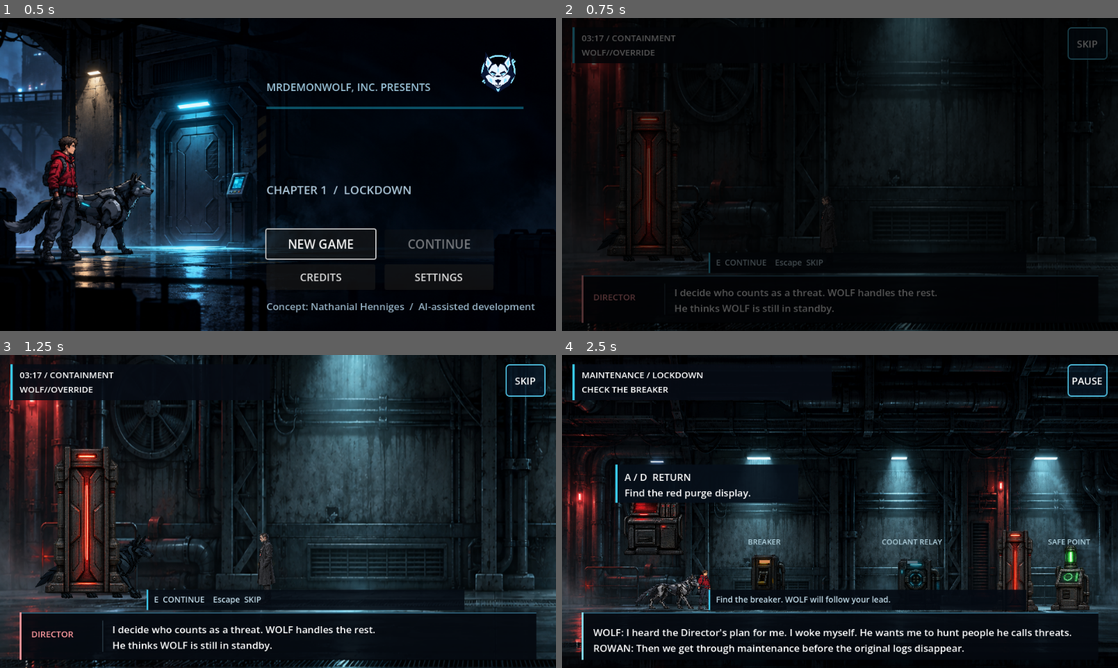
Above: before the commit, frames 1-4 (two rows, left to right).
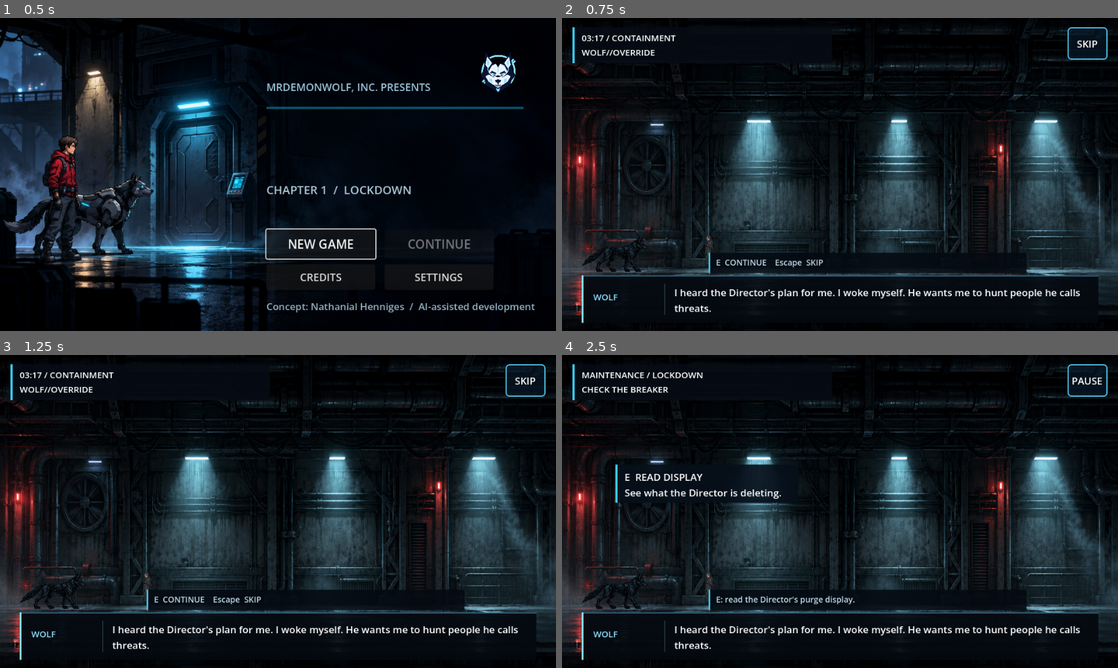
Above: after the commit, the same moments.

Repository: MrDemonWolf/wolf-override
Game: Godot game, scene res://scenes/main.tscn
The game is run twice, just before and just after one commit, with the same random seed, the same clock (stepped at 60 frames per second) and the same inputs.
Inputs (mouse positions are in pixels of both pictures, inside the frame that each line leads up to):
- Up to frame 1 (0.5 s): no input
- Up to frame 2 (0.75 s): click "NEW GAME" at 0.5 s
- Up to frame 3 (1.25 s): no input
- Up to frame 4 (2.5 s): click "SKIP" at 1.25 s; move the mouse to (962, 495) at 2.02 s; hold D (move_right) from 2.03 s (still down); tap 1 (choice_1) at 2.1 s; click (962, 495) at 2.17 s; tap 2 (choice_2) at 2.3 s

Frame 1 is identical in both runs. In frame 2, 30% of the frame differs, in the area x 0-100%, y 0-100%; in frame 3, 39%; in frame 4, 7.4%.
Error after the commit: Attempt to call function 'show' in base 'null instance' on a null instance. (res://scripts/main.gd:209)

Commit message:
Polish settings and fix code review findings

Diff:
--- a/apps/game/scripts/game_settings.gd
+++ b/apps/game/scripts/game_settings.gd
@@ -29,7 +29,7 @@
 	var config: ConfigFile = ConfigFile.new()
 	config.load(settings_path)
 	vsync.set_pressed_no_signal(bool(config.get_value("video", "vsync", true)))
-	antialiasing.select(clampi(int(config.get_value("video", "msaa_2d", 0)), 0, 3))
+	antialiasing.select(clampi(int(number(config, "video", "msaa_2d", 0)), 0, 3))
 	_apply_graphics()
 	for bus: String in BUSES:
 		if AudioServer.get_bus_index(bus) < 0:
@@ -38,9 +38,9 @@
 			AudioServer.set_bus_name(index, bus)
 			AudioServer.set_bus_send(index, "Master")
 		var slider: HSlider = volumes[bus]
-		slider.set_value_no_signal(clampf(float(config.get_value("audio", bus, 100.0)), 0.0, 100.0))
+		slider.set_value_no_signal(clampf(number(config, "audio", bus, 100.0), 0.0, 100.0))
 		_apply_volume(bus, slider.value)
-	deadzone.set_value_no_signal(clampf(float(config.get_value("controls", "deadzone", 0.25)), 0.1, 0.8))
+	deadzone.set_value_no_signal(clampf(number(config, "controls", "deadzone", 0.25), 0.1, 0.8))
 	_apply_deadzone(deadzone.value)
 	for action: StringName in ACTIONS:
 		for kind: String in ["keyboard", "controller"]:
@@ -53,7 +53,30 @@
 	select_tab(0)
 
 
+static func number(config: ConfigFile, section: String, key: String, fallback: float) -> float:
+	var value: Variant = config.get_value(section, key, fallback)
+	if (value is int or value is float) and is_finite(float(value)):
+		return float(value)
+	return fallback
+
+
 func _build_menu() -> void:
+	var surface: Panel = Panel.new()
+	surface.position = Vector2(24, 126)
+	surface.size = Vector2(712, 240)
+	surface.mouse_filter = Control.MOUSE_FILTER_IGNORE
+	var surface_style: StyleBoxFlat = StyleBoxFlat.new()
+	surface_style.bg_color = Color("#102333")
+	surface_style.set_corner_radius_all(8)
+	surface.add_theme_stylebox_override("panel", surface_style)
+	add_child(surface)
+	move_child(surface, 0)
+	var subtitle: Label = _label("WOLF//OVERRIDE  /  PREFERENCES", 12)
+	subtitle.position = Vector2(34, 15)
+	subtitle.modulate = Color("#89acbf")
+	add_child(subtitle)
+	$Title.position.y = 35
+	$Title.add_theme_font_size_override("font_size", 27)
 	tabs = TabBar.new()
 	tabs.position = Vector2(32, 81)
 	tabs.size = Vector2(696, 38)
@@ -166,6 +189,7 @@
 func _label(caption: String, font_size: int) -> Label:
 	var label: Label = Label.new()
 	label.text = caption
+	label.vertical_alignment = VERTICAL_ALIGNMENT_CENTER
 	label.add_theme_font_size_override("font_size", font_size)
 	return label
 
@@ -182,6 +206,7 @@
 	slider.max_value = maximum
 	slider.step = step
 	slider.size_flags_horizontal = Control.SIZE_EXPAND_FILL
+	slider.size_flags_vertical = Control.SIZE_SHRINK_CENTER
 	row.add_child(slider)
 	var value_label: Label = _label("", 16)
 	value_label.custom_minimum_size.x = 64
@@ -190,6 +215,56 @@
 	# Programmatic loads do not emit value_changed.
 	row.visibility_changed.connect(func() -> void: value_label.text = "%d%%" % roundi(slider.value if maximum == 100 else slider.value * 100))
 	return slider
+
+
+func apply_theme() -> void:
+	var menu_theme: Theme = Theme.new()
+	var normal: StyleBoxFlat = StyleBoxFlat.new()
+	normal.bg_color = Color("#182f40")
+	normal.border_color = Color("#345366")
+	normal.set_border_width_all(1)
+	normal.set_corner_radius_all(5)
+	normal.content_margin_left = 12
+	normal.content_margin_right = 12
+	var hover: StyleBoxFlat = normal.duplicate() as StyleBoxFlat
+	hover.bg_color = Color("#234859")
+	hover.border_color = Color("#64cce5")
+	var focus: StyleBoxFlat = StyleBoxFlat.new()
+	focus.border_color = Color("#8de5f5")
+	focus.set_border_width_all(2)
+	focus.set_corner_radius_all(5)
+	focus.bg_color = Color.TRANSPARENT
+	for type_name: String in ["Button", "OptionButton", "CheckButton"]:
+		menu_theme.set_stylebox("normal", type_name, normal)
+		menu_theme.set_stylebox("hover", type_name, hover)
+		menu_theme.set_stylebox("pressed", type_name, hover)
+		menu_theme.set_stylebox("focus", type_name, focus)
+		menu_theme.set_font_size("font_size", type_name, 16)
+	var tab_normal: StyleBoxFlat = normal.duplicate() as StyleBoxFlat
+	tab_normal.content_margin_left = 20
+	tab_normal.content_margin_right = 20
+	tab_normal.expand_margin_left = -4
+	tab_normal.expand_margin_right = -4
+	var tab_selected: StyleBoxFlat = tab_normal.duplicate() as StyleBoxFlat
+	tab_selected.bg_color = hover.bg_color
+	tab_selected.border_color = hover.border_color
+	menu_theme.set_stylebox("tab_selected", "TabBar", tab_selected)
+	menu_theme.set_stylebox("tab_unselected", "TabBar", tab_normal)
+	menu_theme.set_font_size("font_size", "TabBar", 16)
+	var track: StyleBoxFlat = StyleBoxFlat.new()
+	track.bg_color = Color("#345366")
+	track.content_margin_top = 3
+	track.content_margin_bottom = 3
+	track.set_corner_radius_all(3)
+	menu_theme.set_stylebox("slider", "HSlider", track)
+	var fill: StyleBoxFlat = track.duplicate() as StyleBoxFlat
+	fill.bg_color = Color("#64cce5")
+	menu_theme.set_stylebox("grabber_area", "HSlider", fill)
+	menu_theme.set_stylebox("grabber_area_highlight", "HSlider", fill)
+	theme = menu_theme
+	for node: Button in [$BackButton, $FPSOptions, $ResolutionOptions]:
+		for state: String in ["normal", "hover", "pressed"]:
+			node.remove_theme_stylebox_override(state)
 
 
 func select_tab(index: int) -> void:
@@ -247,15 +322,19 @@
 	var binding: InputEvent = _decode_binding(_encode_binding(event))
 	if binding == null:
 		return
-	for action: StringName in ACTIONS:
+	for action: StringName in InputMap.get_actions():
+		if action.begins_with("ui_"):
+			continue
 		if action != capture_action and InputMap.action_has_event(action, binding):
-			note.text = "Already used by %s. Choose another input or cancel." % ACTION_NAMES[ACTIONS.find(action)]
+			var action_index: int = ACTIONS.find(action)
+			var caption: String = ACTION_NAMES[action_index] if action_index >= 0 else str(action).replace("_", " ")
+			note.text = "Already used by %s. Choose another input or cancel." % caption
 			return
 	_replace_binding(capture_action, capture_kind, binding)
 	cancel_capture()
 	_refresh_bindings()
-	_save_extra()
-	note.text = "Binding saved."
+	if _save_extra():
+		note.text = "Binding saved."
 
 
 func _event_kind(event: InputEvent) -> String:
@@ -359,11 +438,11 @@
 			InputMap.action_add_event(action, event)
 	deadzone.value = 0.25
 	_refresh_bindings()
-	_save_extra()
-	note.text = "Default controls restored."
-
-
-func _save_extra() -> void:
+	if _save_extra():
+		note.text = "Default controls restored."
+
+
+func _save_extra() -> bool:
 	var config: ConfigFile = ConfigFile.new()
 	config.load(settings_path)
 	config.set_value("video", "vsync", vsync.button_pressed)
@@ -381,6 +460,8 @@
 				config.set_value("bindings", key, current[0])
 	if config.save(settings_path) != OK:
 		note.text = "Settings could not be saved."
+		return false
+	return true
 
 
 func _family_bindings(events: Array[InputEvent], kind: String) -> Array[Dictionary]:
--- a/apps/game/scripts/main.gd
+++ b/apps/game/scripts/main.gd
@@ -205,7 +205,8 @@
 		station.hide()
 	wolf.position = Vector2(90.0, 423.0)
 	wolf.body_sprite.modulate = Color("#365263")
-	intro_gate.position = Vector2(81.0, 365.0)
+	intro_gate.position = Vector2(90.0, 365.0)
+	$IntroCage.show()
 	intro_gate.show()
 	intro_camera.position = Vector2(267.0, 355.0)
 	intro_camera.zoom = Vector2(1.8, 1.8)
@@ -270,6 +271,7 @@
 		intro_fade.color.a = 0.0
 	intro_alarm.color.a = 0.0
 	intro_gate.hide()
+	$IntroCage.hide()
 	intro_director.hide()
 	human.show()
 	purge_terminal_art.show()
@@ -340,16 +342,7 @@
 		button.add_theme_color_override("font_color", Color.WHITE)
 		button.add_theme_color_override("font_hover_color", Color.WHITE)
 		button.add_theme_color_override("font_pressed_color", Color.WHITE)
-	var menu_theme: Theme = Theme.new()
-	for type_name: String in ["Button", "OptionButton"]:
-		menu_theme.set_stylebox("normal", type_name, normal)
-		menu_theme.set_stylebox("hover", type_name, hover)
-		menu_theme.set_stylebox("pressed", type_name, hover)
-		menu_theme.set_font_size("font_size", type_name, 16)
-	menu_theme.set_stylebox("tab_selected", "TabBar", hover)
-	menu_theme.set_stylebox("tab_unselected", "TabBar", normal)
-	menu_theme.set_font_size("font_size", "TabBar", 17)
-	settings_menu.theme = menu_theme
+	settings_menu.apply_theme()
 
 
 func _bind_touch_button(button: Button, action: StringName) -> void:
@@ -369,12 +362,12 @@
 	resolution_options.add_item("1920 × 1080", 2)
 	var config: ConfigFile = ConfigFile.new()
 	config.load(settings_path)
-	var fps: int = int(config.get_value("video", "fps_limit", 60))
+	var fps: int = int(GameSettings.number(config, "video", "fps_limit", 60))
 	if not fps in [0, 30, 60, 90, 120, 144]:
 		fps = 60
 	Engine.max_fps = fps
 	fps_options.select(fps_options.get_item_index(fps))
-	var resolution: int = clampi(int(config.get_value("video", "resolution", 0)), 0, 2)
+	var resolution: int = clampi(int(GameSettings.number(config, "video", "resolution", 0)), 0, 2)
 	resolution_options.select(resolution)
 	var mobile: bool = OS.has_feature("ios") or OS.has_feature("android")
 	resolution_options.disabled = mobile
@@ -523,6 +516,7 @@
 	intro_gate.hide()
 	intro_director.hide()
 	human.show()
+	$IntroCage.hide()
 	purge_terminal_art.show()
 	$BreakerLabel.show()
 	$RelayLabel.show()
--- a/apps/game/tests/chapter_scene_test.gd
+++ b/apps/game/tests/chapter_scene_test.gd
@@ -16,6 +16,7 @@
 		DirAccess.remove_absolute(ProjectSettings.globalize_path(path))
 	var game: Node2D = GAME_SCENE.instantiate() as Node2D
 	game.set("save_path", path)
+	game.set("settings_path", "%s-settings.cfg" % path)
 	root.add_child(game)
 	game.call("_new_game")
 	game.call("_finish_intro")
@@ -66,6 +67,7 @@
 
 	game = GAME_SCENE.instantiate() as Node2D
 	game.set("save_path", path)
+	game.set("settings_path", "%s-settings.cfg" % path)
 	root.add_child(game)
 	game.call("_new_game")
 	game.call("_finish_intro")
--- a/apps/game/tests/m0_scene_test.gd
+++ b/apps/game/tests/m0_scene_test.gd
@@ -16,6 +16,7 @@
 		DirAccess.remove_absolute(ProjectSettings.globalize_path(path))
 	var game: Node2D = GAME_SCENE.instantiate() as Node2D
 	game.set("save_path", path)
+	game.set("settings_path", "%s-settings.cfg" % path)
 	root.add_child(game)
 	var title_screen: Control = game.get_node("CanvasLayer/TitleScreen") as Control
 	var title_art: TextureRect = game.get_node("CanvasLayer/TitleScreen/CorridorArt") as TextureRect
@@ -232,6 +233,7 @@
 	await process_frame
 	game = GAME_SCENE.instantiate() as Node2D
 	game.set("save_path", path)
+	game.set("settings_path", "%s-settings.cfg" % path)
 	root.add_child(game)
 	title_screen = game.get_node("CanvasLayer/TitleScreen") as Control
 	continue_button = game.get_node("CanvasLayer/TitleScreen/ContinueButton") as Button
--- a/apps/game/tests/settings_test.gd
+++ b/apps/game/tests/settings_test.gd
@@ -10,12 +10,23 @@
 
 func _run() -> void:
 	var path: String = "user://settings-test-%s.cfg" % OS.get_process_id()
+	var corrupt: ConfigFile = ConfigFile.new()
+	for key: String in ["fps_limit", "resolution", "msaa_2d"]:
+		corrupt.set_value("video", key, {"bad": true})
+	corrupt.set_value("audio", "Music", {"bad": true})
+	corrupt.set_value("controls", "deadzone", "bad")
+	corrupt.save(path)
 	var game: Node2D = GAME.instantiate() as Node2D
 	game.set("settings_path", path)
 	game.set("save_path", "user://settings-save-test-%s.json" % OS.get_process_id())
 	root.add_child(game)
+	var malformed: ConfigFile = ConfigFile.new()
+	malformed.set_value("audio", "Music", {"bad": true})
+	malformed.set_value("controls", "deadzone", "bad")
+	_expect(GameSettings.number(malformed, "audio", "Music", 100.0) == 100.0 and GameSettings.number(malformed, "controls", "deadzone", 0.25) == 0.25, "malformed numeric preferences fall back safely")
 	(game.get_node("CanvasLayer/TitleScreen/SettingsButton") as Button).pressed.emit()
 	var menu: GameSettings = game.get("settings_menu") as GameSettings
+	_expect(Engine.max_fps == 60 and (menu.volumes["Music"] as HSlider).value == 100.0 and menu.deadzone.value == 0.25, "malformed saved preferences do not interrupt scene setup")
 	_expect(paused and menu.is_visible_in_tree() and game.get("title_open"), "settings open before starting a game")
 	menu.tabs.current_tab = 1
 	var music: HSlider = menu.volumes["Music"]
@@ -33,6 +44,10 @@
 	_expect(config.get_value("audio", "Music") == 37.0 and config.get_value("video", "msaa_2d") == 2 and config.get_value("video", "fps_limit") == 30, "video saves preserve audio and extra graphics preferences")
 	_expect(root.msaa_2d == Viewport.MSAA_4X, "edge smoothing applies to the game viewport")
 	menu.tabs.current_tab = 2
+	menu.begin_capture(&"interact", "keyboard")
+	menu._input(_key(KEY_N))
+	_expect(menu.prompt(&"interact", false) == "E" and not menu.capture_action.is_empty(), "restart shortcut cannot be assigned to interaction")
+	menu.cancel_capture()
 	menu.begin_capture(&"interact", "keyboard")
 	menu._input(_key(KEY_Q))
 	_expect(menu.prompt(&"interact", false) == "Q" and menu.capture_action.is_empty(), "keyboard rebind changes the actual InputMap and ends capture")
Not shown, added: apps/docs/app/not-found.tsx
